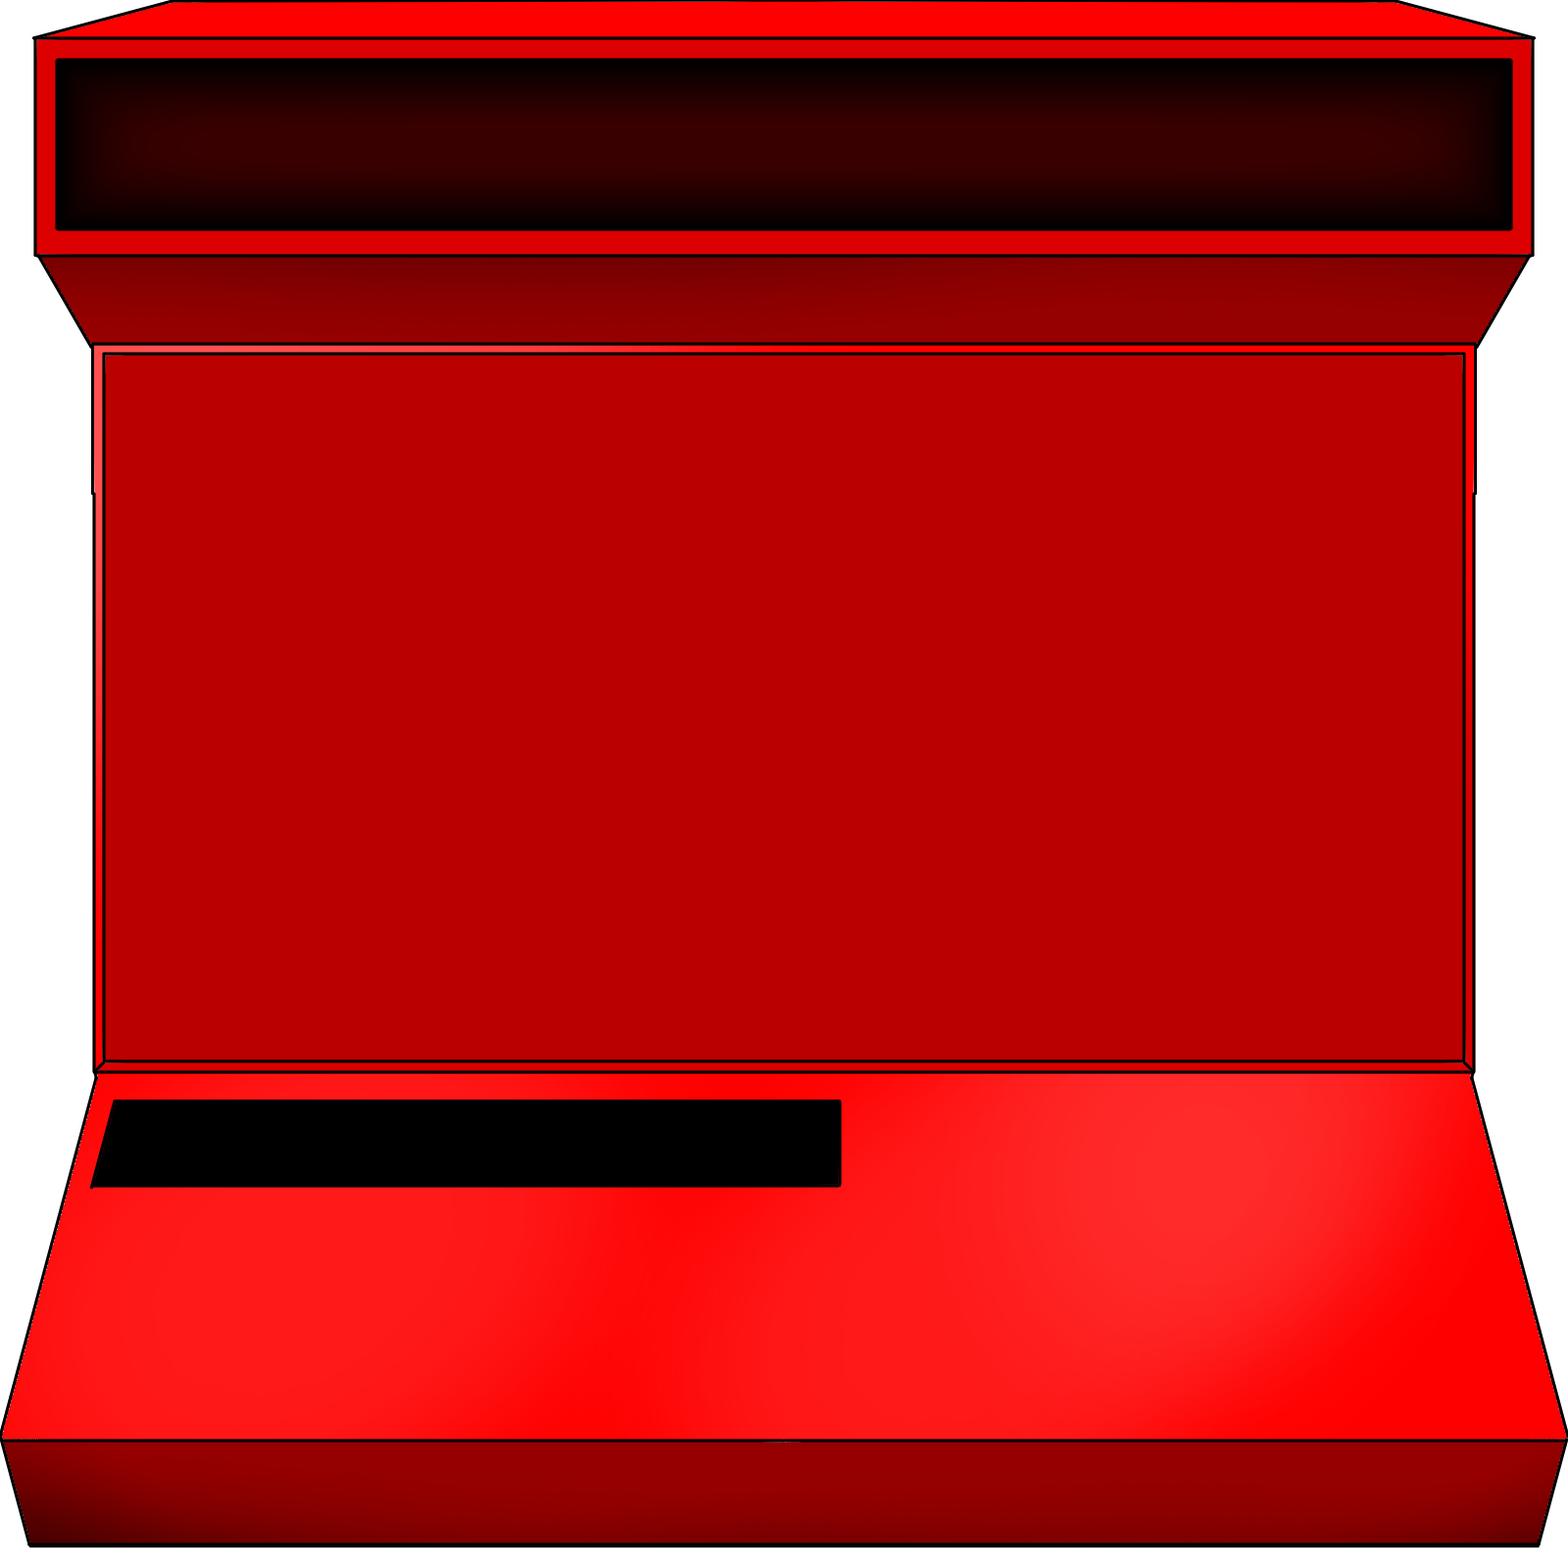
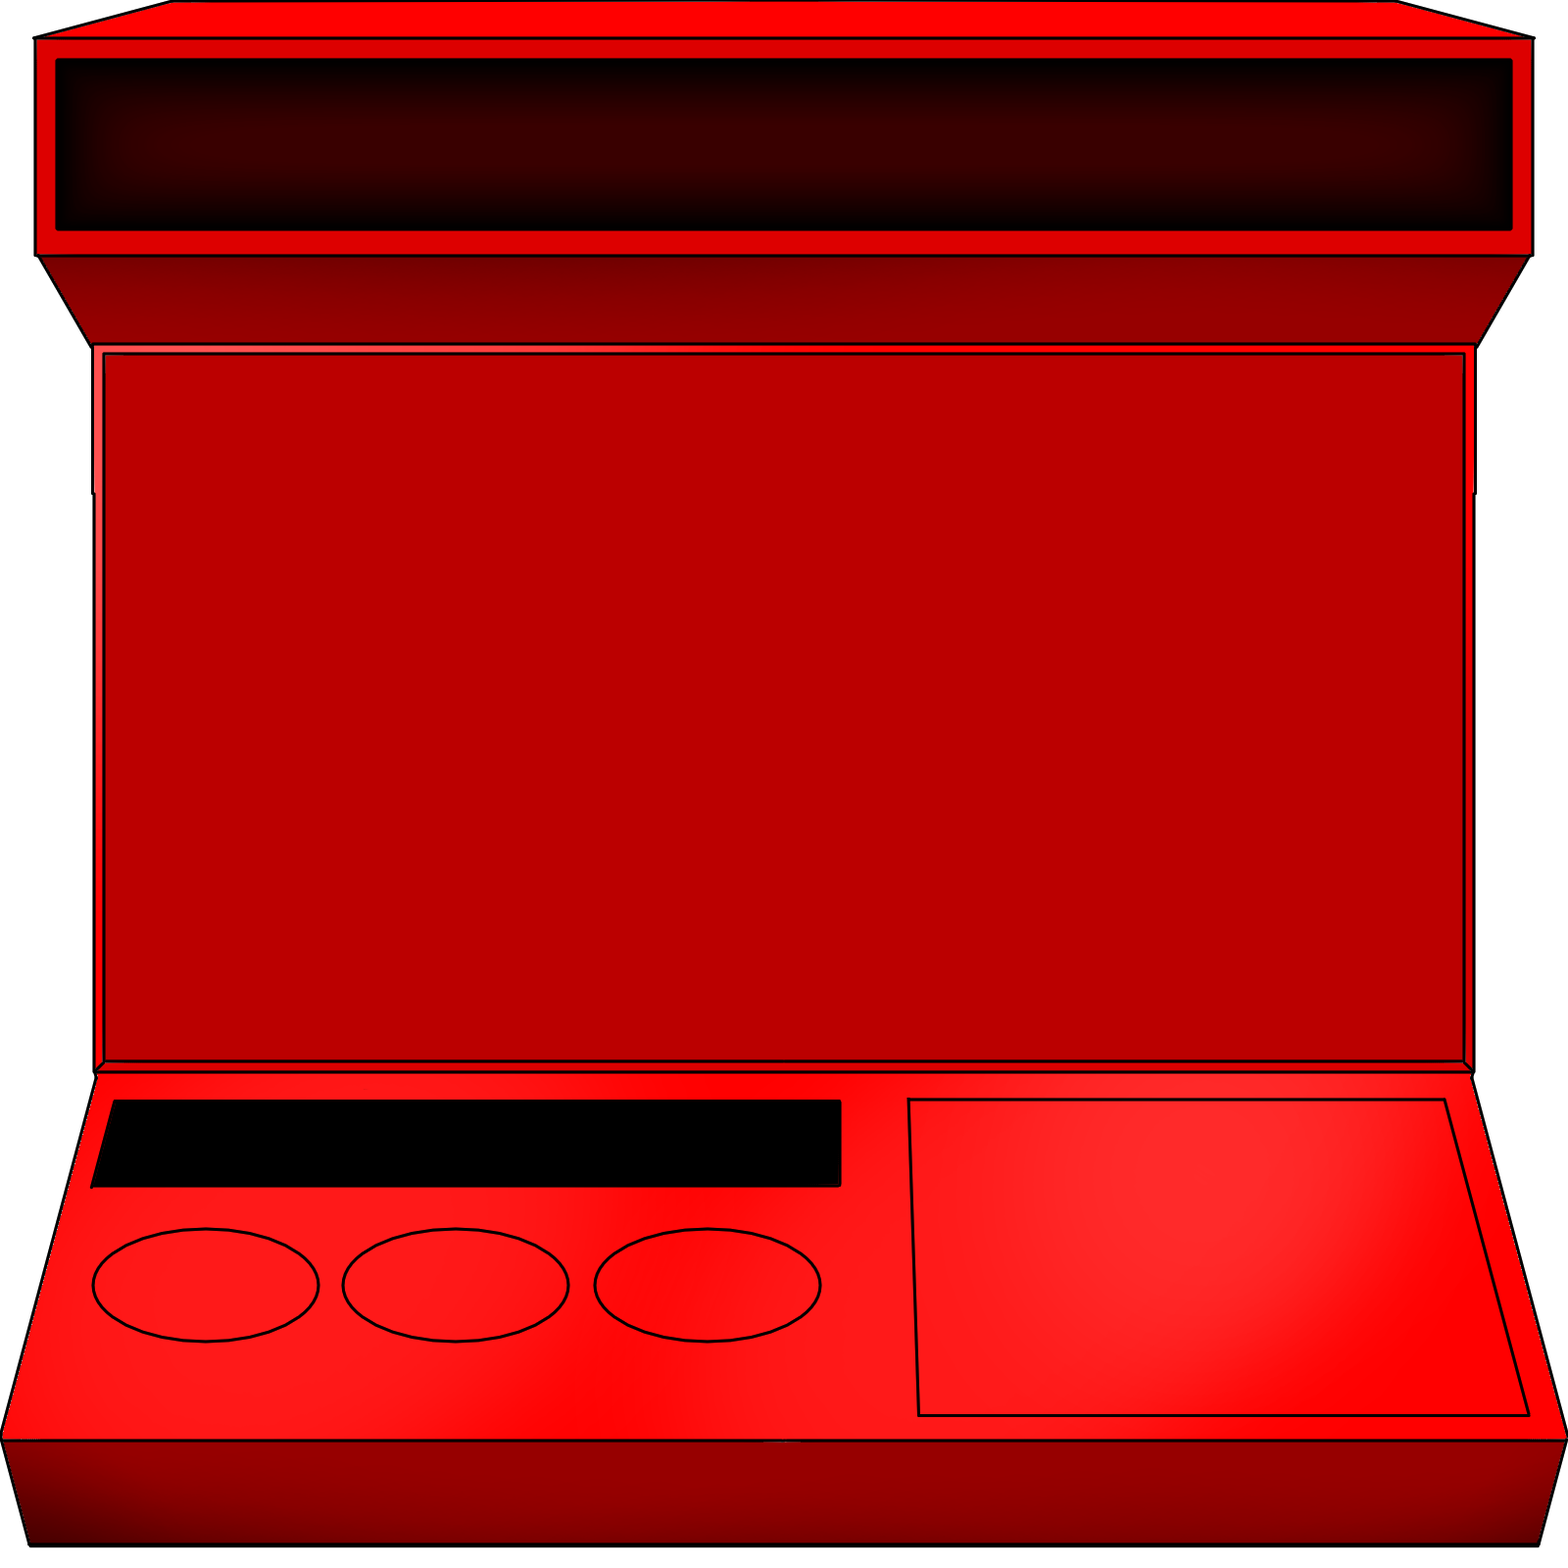
Comparing the layer stacks of the two 1568×1568 images. Changes:
showed "Buttons base" over box(91, 1226, 823, 1344)
showed "Value info base" over box(906, 1096, 1531, 1418)